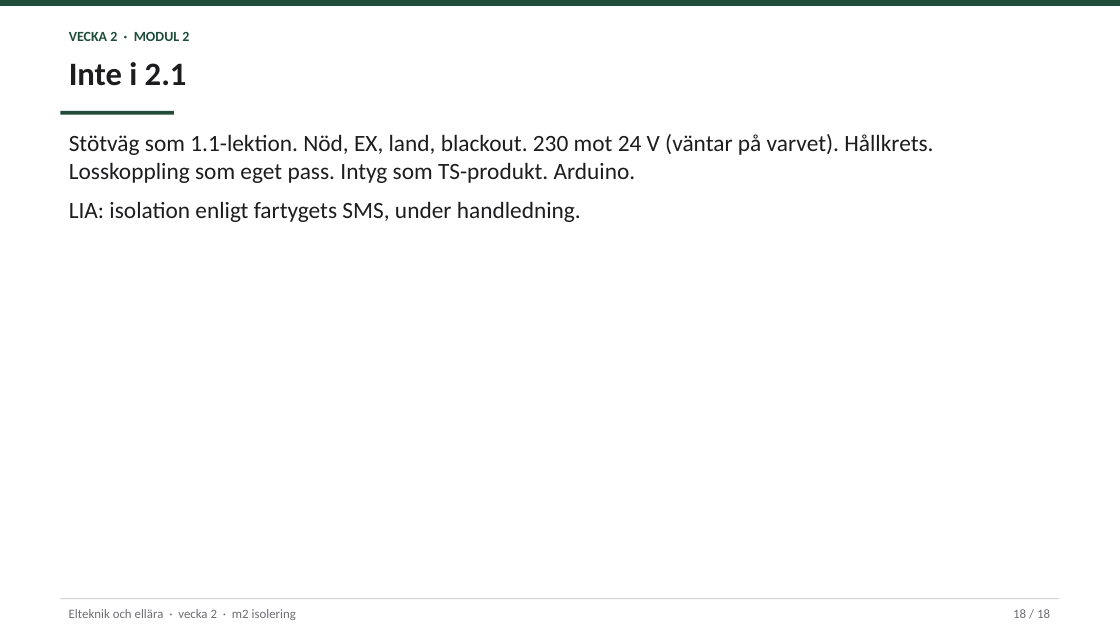
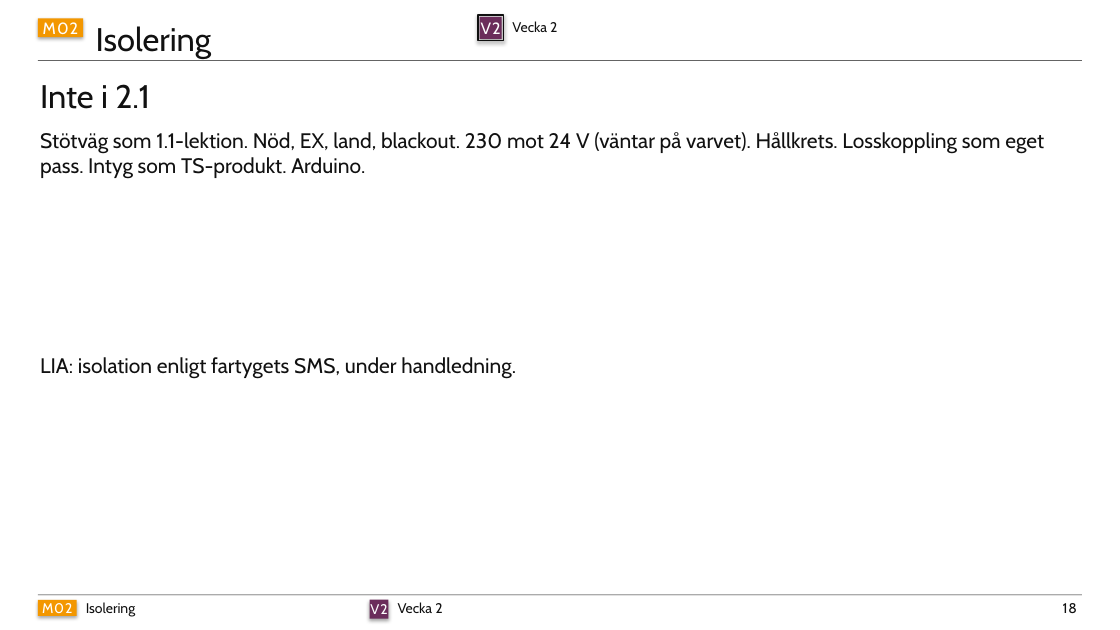
Before and after one commit to nj22az/elteknik-och-ellara, a slide deck: slide 18 of pptx/vecka-02.pptx. Drawn at 1120x630 pixels with LibreOffice and Linux fonts; fonts in the diff are those of the drawing. Boxes give left, top, right and bottom in pixels: in the first picture for what was removed or moved away, otherwise in the second. Text is boxed around its words. In the diff, an @@ line names an element or a change of style, - is before the commit and + after.

```diff
--- a/pptx/vecka-02.pptx
+++ b/pptx/vecka-02.pptx
@@ rectangle added at (38,18,83,37), fill #F39700, 14 pt, text #FFFFFF @@
+M02
@@ text added at (96,26,212,59), 28 pt, text #111111 @@
+Isolering
@@ rectangle added at (478,15,503,40), outline #111111 1.5 pt @@
@@ rectangle added at (480,17,502,39), fill #6B2D5B, 14 pt, text #FFFFFF @@
+V2
@@ text at (512,21,557,32): text changed; font Calibri to Cabin; text colour #1F4D3A to #111111; bold off @@
-VECKA 2 · MODUL 2
+Vecka 2
@@ text "Inte i 2.1": place and size @@
-text "Inte i 2.1" at (69,62,187,86)
+text "Inte i 2.1" at (40,84,150,109)
@@ text "Inte i 2.1" at (40,84,150,109): font Calibri to Cabin, text colour #1D1D1F to #111111, bold off @@
@@ rectangle: place and size @@
-rectangle at (0,0,1120,6)
+rectangle at (38,60,1082,60)
@@ rectangle at (38,60,1082,60): fill #1F4D3A to #111111; shadow on @@
@@ rectangle removed at (60,111,174,114) @@
@@ text "Stötväg som 1.1-lektion. Nöd, EX, ...": place and size @@
-text "Stötväg som 1.1-lektion. Nöd, EX, ..." at (69,134,933,183)
+text "Stötväg som 1.1-lektion. Nöd, EX, ..." at (40,132,1044,179)
@@ text "Stötväg som 1.1-lektion. Nöd, EX, ..." at (40,132,1044,179): size 20 to 18 pt, font Calibri to Cabin, text colour #1D1D1F to #111111; less space between paragraphs @@
@@ text "LIA: isolation enligt fartygets SMS, ..." at (40,357,516,379): size 20 to 18 pt, font Calibri to Cabin, text colour #1D1D1F to #111111; less space between paragraphs @@
@@ text "LIA: isolation enligt fartygets SMS, ...": place and size @@
-text "LIA: isolation enligt fartygets SMS, ..." at (69,201,581,222)
+text "LIA: isolation enligt fartygets SMS, ..." at (40,357,516,379)
@@ rectangle: place and size @@
-rectangle at (60,598,1060,599)
+rectangle at (38,595,1082,595)
@@ rectangle at (38,595,1082,595): fill #D2D2D7 to #111111; shadow on @@
@@ rectangle added at (38,600,76,616), fill #F39700, 12 pt, text #FFFFFF @@
+M02
@@ text removed at (69,609,296,620) @@
-Elteknik och ellära · vecka 2 · m2 isolering
@@ text added at (86,602,135,617), 12 pt, text #111111 @@
+Isolering
@@ rectangle added at (370,600,389,619), fill #6B2D5B, 12 pt, text #FFFFFF @@
+V2
@@ text added at (398,602,442,613), 12 pt, text #111111 @@
+Vecka 2
@@ text at (1063,603,1077,613): text changed; size 11 to 12 pt; font Calibri to Cabin; text colour #6E6E73 to #111111 @@
-18 / 18
+18
```
Also in this commit, not shown: 16 other slides changed, 1 slide added, 1 slide removed, 12 other files.
